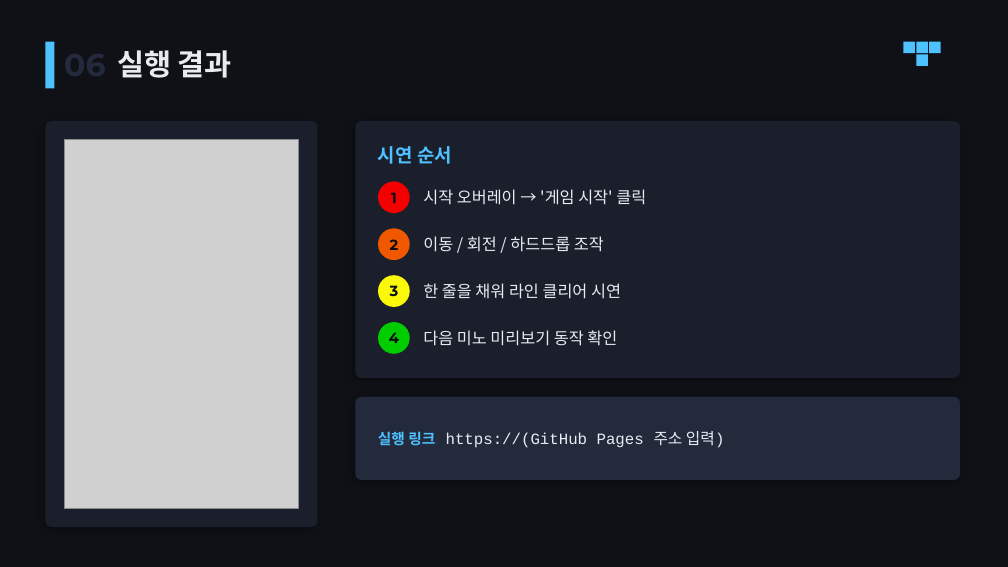
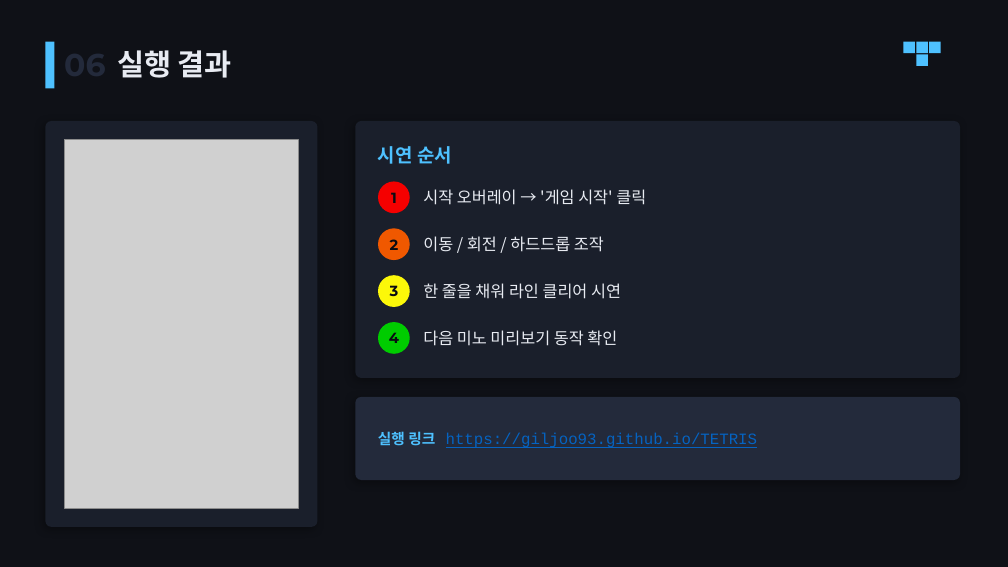
Before and after one commit to giljoo93/TETRIS, a slide deck: slide 7 of TETRIS_발표.pptx. Drawn at 1008x567 pixels with LibreOffice and Linux fonts; fonts in the diff are those of the drawing; grey boxes stand for pictures. Boxes give left, top, right and bottom in pixels: in the first picture for what was removed or moved away, otherwise in the second. Text is boxed around its words. In the diff, an @@ line names an element or a change of style, - is before the commit and + after.

```diff
--- a/TETRIS_발표.pptx
+++ b/TETRIS_발표.pptx
@@ text at [378, 431, 758, 448]: text changed; text colour #E8EBF2 to #0563C1 @@
-실행 링크 https://(GitHub Pages 주소 입력)
+실행 링크 https://giljoo93.github.io/TETRIS
```
Also in this commit, not shown: 3 other slides changed, 1 other file.
